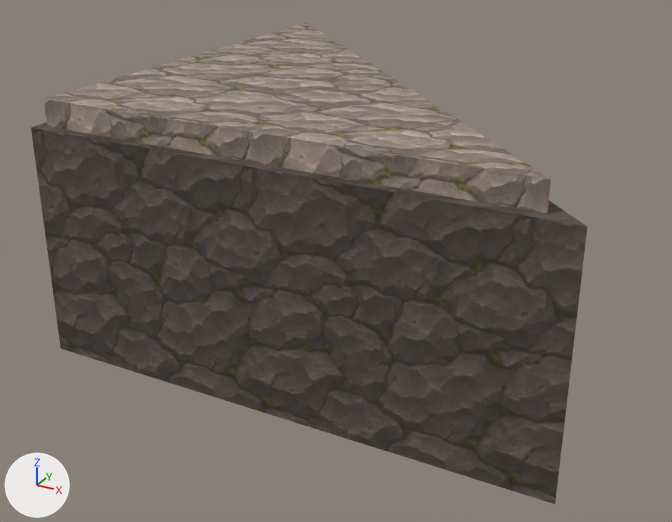
What one commit did to the glTF model assets/models/build/foundation_triangle__cut_stone.glb.
One viewpoint serves both versions: a camera (50 mm lens) standing at (1.52, -3.32, 1.8) and looking at (-0.21, -0.18, 0.23). Arrows for +X, +Y and +Z are at lower left; the lights stay in place. The picture after the commit comes second. Vertices at exactly the same position are counted once.

The older version as bpy lines, for what is in view:
```python
mat_stone_c = principled_material('stone_c')
mat_stone_c.texture = img_stone_c
mat_stone_c.roughness = 0.9
me_piece_001 = bpy.data.meshes.new('piece.001')
me_piece_001.from_pydata(...)  # 12 vertices, 16 faces; spans x -1.0..1.0, y -1.0..1.0, z 0.0..1.0
# faces by material slot: [8, 8]
me_piece_001.materials.append(mat_stone_c)  # picture img_stone_c
me_piece_001.materials.append(mat_stone_dark)  # picture img_stone_dark
ob_model = bpy.data.objects.new('model', me_piece_001)
ob_model.location = (0.0, 0.0, 0.0)
```
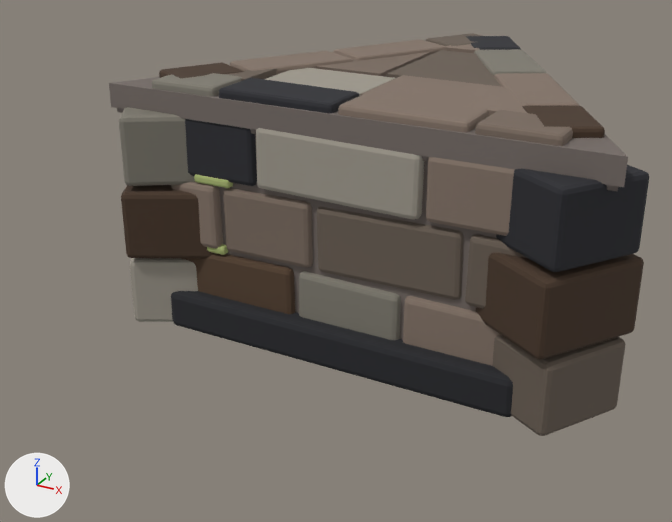
Patch to the scene script:
```diff
--- a/assets/models/build/foundation_triangle__cut_stone.glb.py
+++ b/assets/models/build/foundation_triangle__cut_stone.glb.py
@@ mat_stone_c @@
 n2 = _N.new('ShaderNodeTexImage'); n2.name = 'Image Texture'
 n2.image = img_stone_c
+n3 = _N.new('ShaderNodeUVMap'); n3.name = 'UV Map'
+n3.uv_map = 'UVMap.-01'
 _L.new(n0.outputs[0], n1.inputs[0])  # 'BSDF' to 'Surface'
 _L.new(n2.outputs[0], n0.inputs[0])  # 'Color' to 'Base Color'
+_L.new(n3.outputs[0], n2.inputs[0])  # 'UV' to 'Vector'
@@ mat_basalt_b @@
+mat_basalt_b = bpy.data.materials.new('basalt_b')
+# uses the picture img_basalt_b
@@ mat_brownrock_a @@
+mat_brownrock_a = bpy.data.materials.new('brownrock_a')
+# uses the picture img_brownrock_a
@@ mat_stone_a @@
+mat_stone_a = bpy.data.materials.new('stone_a')
+# uses the picture img_stone_a
@@ mat_limestone_b @@
+mat_limestone_b = bpy.data.materials.new('limestone_b')
+# uses the picture img_limestone_b
@@ mat_stone_b @@
+mat_stone_b = bpy.data.materials.new('stone_b')
+# uses the picture img_stone_b
@@ mat_brownrock_b @@
+mat_brownrock_b = bpy.data.materials.new('brownrock_b')
+# uses the picture img_brownrock_b
@@ mat_basalt_a @@
+mat_basalt_a = bpy.data.materials.new('basalt_a')
+# uses the picture img_basalt_a
@@ mat_limestone_c @@
+mat_limestone_c = bpy.data.materials.new('limestone_c')
+# uses the picture img_limestone_c
@@ me_piece_001 @@
-me_piece_001.from_pydata(...)  # 12 vertices, 16 faces; spans x -1.0..1.0, y -1.0..1.0, z 0.0..1.0
+me_piece_001.from_pydata(...)  # 3969 vertices, 7630 faces; spans x -1.05..1.06, y -0.73..1.15, z -0.01..1.01
+# me_piece_001 part 1: the loose piece of 6 vertices spanning x -0.96..0.88, y -0.96..0.88, z 0.9..1.0 is rebuilt with 6 vertices and now spans x -1.0..1.0, y -0.58..1.15, z 0.88..0.98, in mat_charcoal__0_50 (grey #766c67)
+# me_piece_001 part 2: the loose piece of 6 vertices spanning x -1.0..1.0, y -1.0..1.0, z 0.0..0.9 is rebuilt with 12 vertices and now spans x -0.1..0.84, y -0.49..0.91, z 0.0..0.9, in mat_charcoal__0_50 (grey #766c67)
+# me_piece_001 part 3: 3951 vertices added at x -1.05..1.06, y -0.73..1.13, z -0.01..1.01
 me_piece_001.materials.append(mat_stone_c)
-me_piece_001.materials.append(mat_stone_dark)  # picture img_stone_dark
+me_piece_001.materials.append(mat_charcoal__0_50)  # grey #766c67
+me_piece_001.materials.append(mat_brownrock_a)
+me_piece_001.materials.append(mat_limestone_b)
+me_piece_001.materials.append(mat_stone_a)
+me_piece_001.materials.append(mat_stone_b)
+me_piece_001.materials.append(mat_basalt_a)
+me_piece_001.materials.append(mat_limestone_c)
+me_piece_001.materials.append(mat_moss__0_07)  # green #a1ae6c
+me_piece_001.materials.append(mat_moss__0_08)  # green #abb973
+me_piece_001.materials.append(mat_moss__0_04)  # green #a3af6d
+me_piece_001.materials.append(mat_moss__0_05)  # green #a9b772
+me_piece_001.materials.append(mat_moss__0_06)  # green #aab873
+me_piece_001.materials.append(mat_moss__0_01)  # green #a7b470
+me_piece_001.materials.append(mat_basalt_b)
+me_piece_001.materials.append(mat_moss__0_08_1)  # green #9fac6b
+me_piece_001.materials.append(mat_moss__0_09)  # green #9fac6b
+me_piece_001.materials.append(mat_moss__0_04_1)  # green #a9b672
+me_piece_001.materials.append(mat_moss__0_05_1)  # green #a2af6d
+me_piece_001.materials.append(mat_brownrock_b)
+me_piece_001.materials.append(mat_moss__0_07_1)  # green #abb873
+me_piece_001.materials.append(mat_moss__0_00)  # green #a6b36f
+me_piece_001.materials.append(mat_moss__0_02)  # green #a7b470
+me_piece_001.materials.append(mat_moss__0_01_1)  # green #a5b26f
```

Where the change shows, as pixel boxes [x1, y1, x2, y2] in the pictures (672 x 522 px):
'model', surface changed, reshaped (16% shorter): before [31, 23, 587, 504]; after [109, 33, 649, 436]
part 1 of me_piece_001, rebuilt (20% shorter): before [44, 23, 551, 214]; after [109, 35, 628, 187]
part 2 of me_piece_001, rebuilt (not visible afterwards): before [31, 123, 587, 504]
part 3 of me_piece_001, added: after [117, 33, 649, 436]
